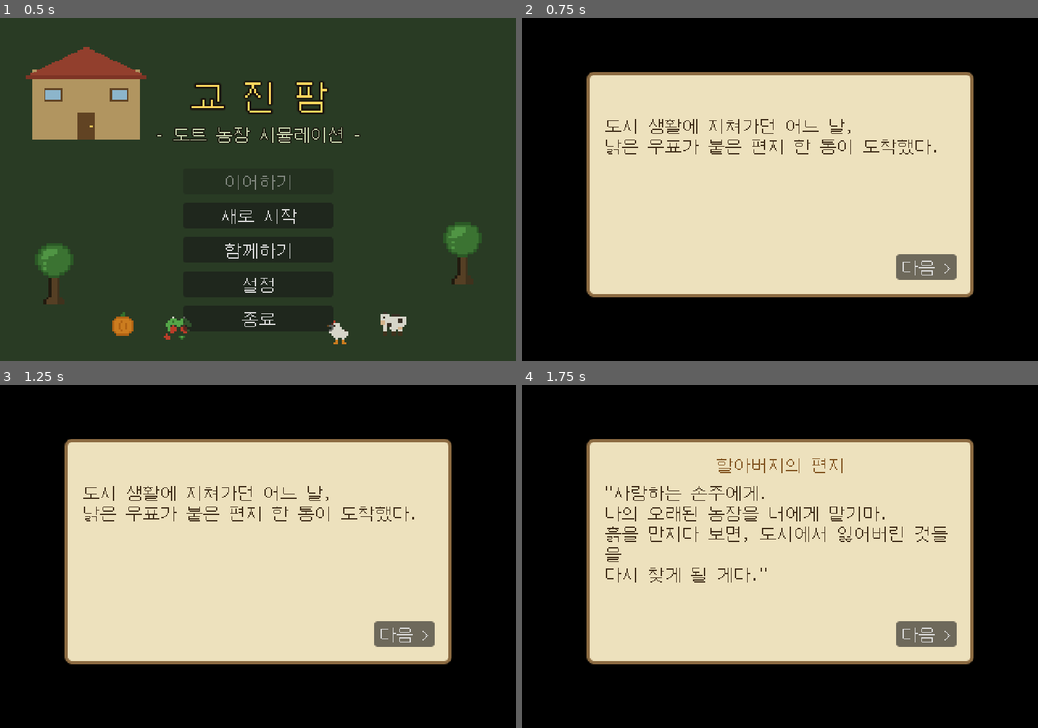
Above: before the commit, frames 1-4 (two rows, left to right).
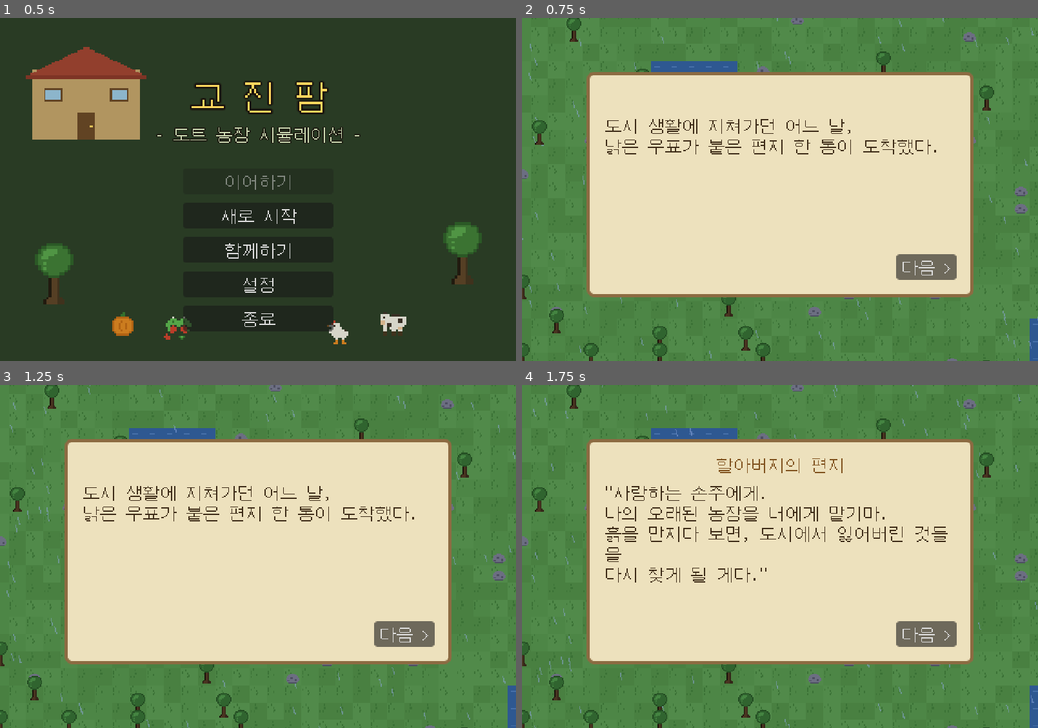
Above: after the commit, the same moments.

Repository: kyojin00/kyojingame
Game: Godot game, scene res://scenes/title.tscn
The game is run twice, just before and just after one commit, with the same random seed, the same clock (stepped at 60 frames per second) and the same inputs.
Inputs:
- Up to frame 1 (0.5 s): no input
- Up to frame 2 (0.75 s): click "새로 시작" at 0.5 s
- Up to frame 3 (1.25 s): no input
- Up to frame 4 (1.75 s): click "다음 >" at 1.25 s

Frame 1 is identical in both runs. In frame 2, 51% of the frame differs, in the area x 0-100%, y 0-100%; in frame 3, 51%; in frame 4, 51%.

Commit message:
스토리 편지지 뒤로 농장이 보이게 (검은 배경 제거)
Co-Authored-By: Claude Fable 5 <noreply@anthropic.com>
Claude-Session: https://claude.ai/code/session_01G16d56kTH5eNwk3gstTUwt

Diff:
--- a/game/scripts/main.gd
+++ b/game/scripts/main.gd
@@ -793,7 +793,7 @@
 
 func _show_intro() -> void:
 	hud.visible = false
-	fade_rect.color.a = 1.0  # 게임 화면 대신 편지지 연출
+	fade_rect.color.a = 0.0  # 농장이 보이는 채로 편지지 연출
 	_build_story_ui()
 	_story_idx = 0
 	_show_story_page()
